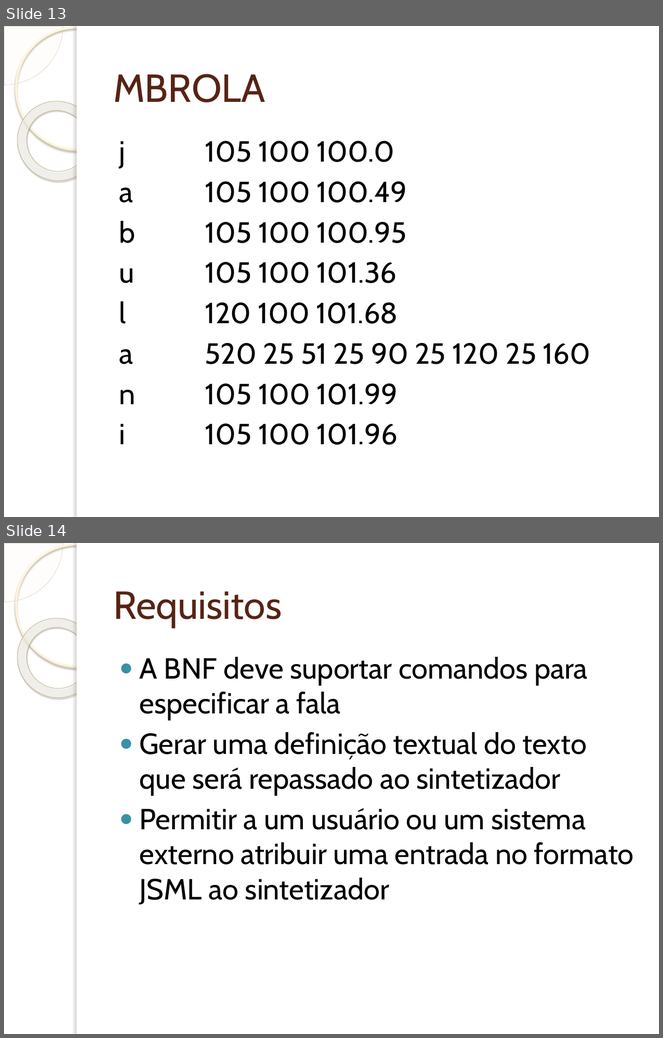
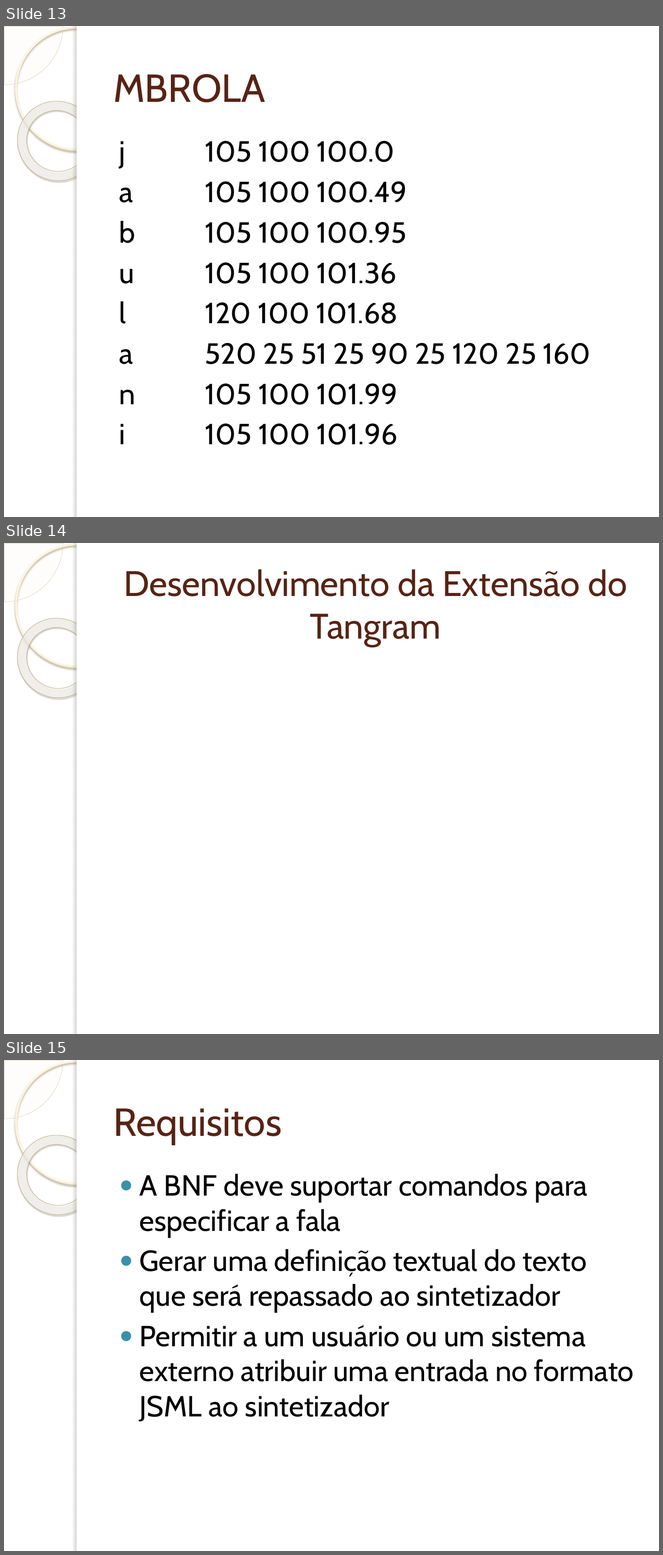
Before and after one commit to wendeldavid/soundwave, a slide deck: docs/tcc/Implementação de Suporta à Programação e Interpretação da.pptx. Shown one above the other, each under a label of ours: slides 13 and 14 before the commit, slides 13, 14 and 15 after it. The pictures are 663x1038 and 663x1555 pixels, drawn with LibreOffice and Linux fonts; fonts in the diff are those of the drawing; background and template pictures are left out. Boxes give left, top, right and bottom in pixels: in the first picture for what was removed or moved away, otherwise in the second. Text is boxed around its words. In the diff, an @@ line names an element or a change of style, - is before the commit and + after.

Commit message:
STARTED - task 9: Implementação do Tangram. http://code.google.com/p/soundwave/issues/detail?id=9

```diff
--- a/docs/tcc/Implementação de Suporta à Programação e Interpretação da.pptx
+++ b/docs/tcc/Implementação de Suporta à Programação e Interpretação da.pptx
@@ slide 14 added at (x1=4, y1=543, x2=659, y2=1034), background picture (left out); not listed: 5 template elements that a slide beside it also shows @@
@@ title added at (x1=124, y1=569, x2=627, y2=647), 39 pt, text #572314 @@
+Desenvolvimento da Extensão do Tangram
@@ what was slide 14 is now slide 15 @@
```
Also in this commit, not shown: 4 slides changed, 3 other slides added, 1 other file.
